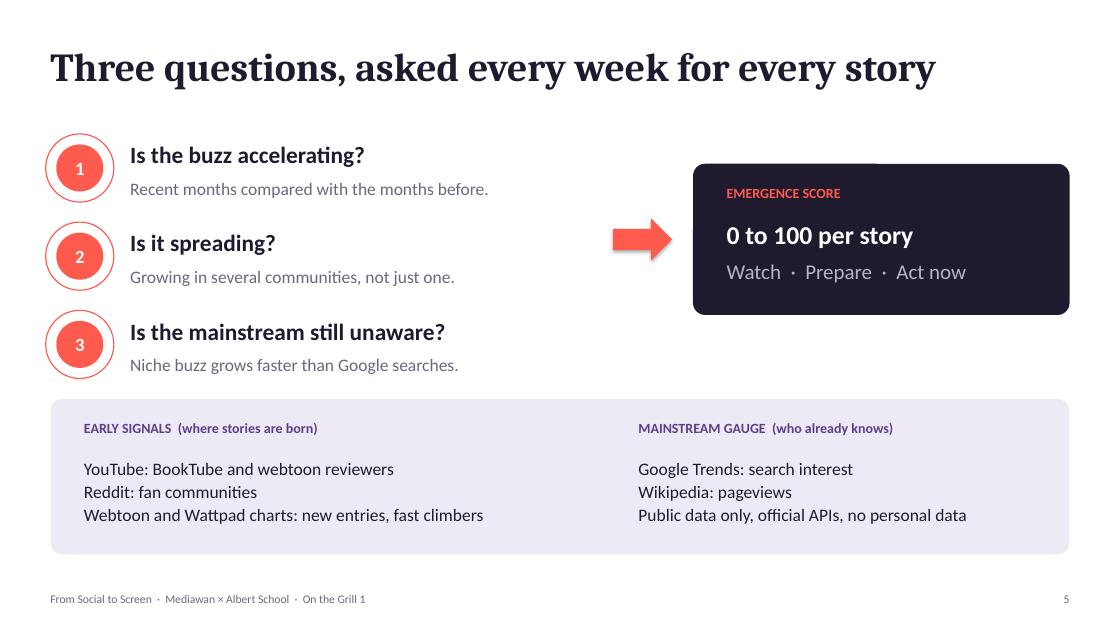
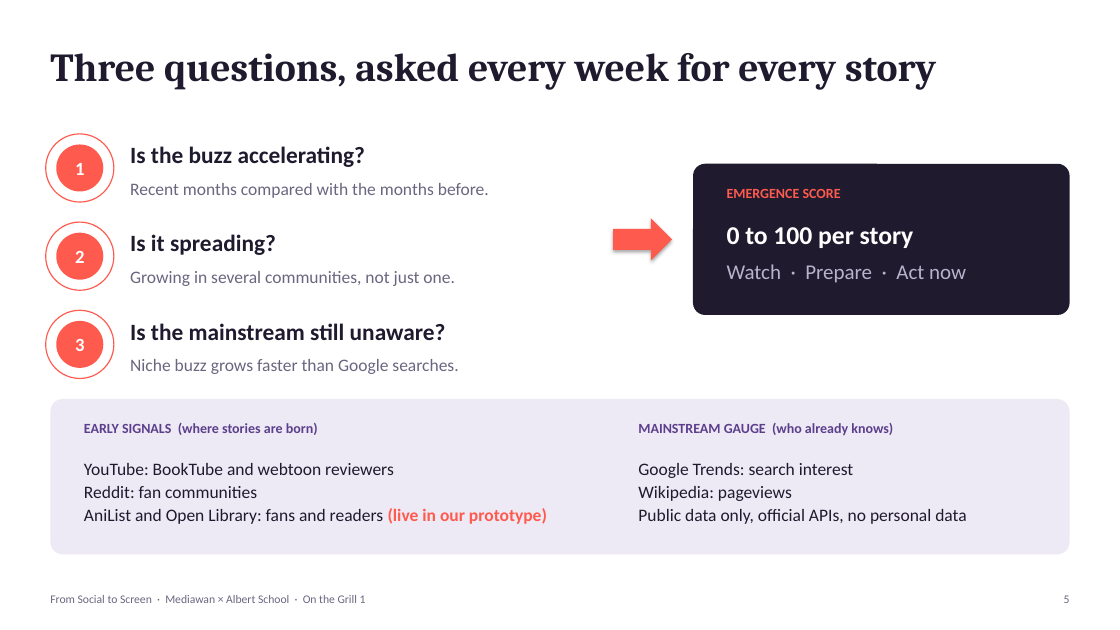
Before and after one commit to glejeune30/mediawan-social-to-screen, a slide deck: slide 5 of presentation/OTG1_deck.pptx. Drawn at 1120x630 pixels with LibreOffice and Linux fonts; fonts in the diff are those of the drawing. Boxes give left, top, right and bottom in pixels: in the first picture for what was removed or moved away, otherwise in the second. Text is boxed around its words. In the diff, an @@ line names an element or a change of style, - is before the commit and + after.

```diff
--- a/presentation/OTG1_deck.pptx
+++ b/presentation/OTG1_deck.pptx
@@ text at box(84, 508, 547, 524): text changed @@
-Webtoon and Wattpad charts: new entries, fast climbers
+AniList and Open Library: fans and readers (live in our prototype)
```
Also in this commit, not shown: 1 other slide changed, 1 slide added, 30 other files.
